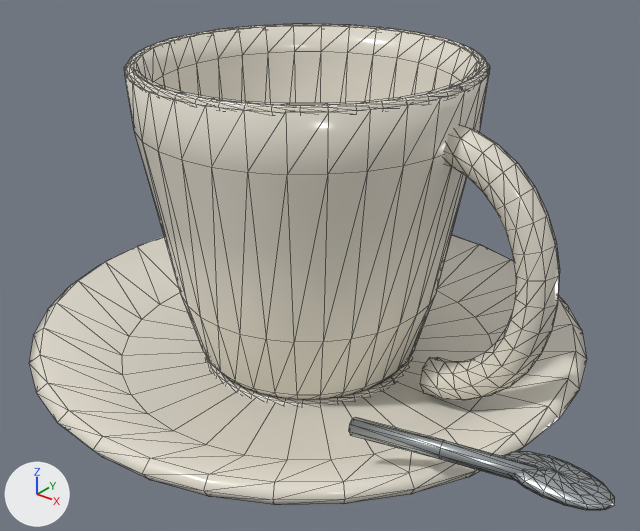
One commit to the glTF model public/models/studio_cup.glb: the scene before it, then after it.
Camera for both pictures: a camera (50 mm lens) standing at (0.1379, -0.1674, 0.1398) and looking at (0.0089, -0.0061, 0.0398). The lights are fixed; the arrows at lower left show +X, +Y and +Z. The older version comes first. Mesh edges are drawn as thin lines. Where no turn or scale is listed for an object, it has been applied to the vertices. Vertices at exactly the same position are counted once.

The scene before the commit, as lines of its bpy script (objects in view):
```python
ob_polished_rolled_ceramic_lip = bpy.data.objects.new('Polished rolled ceramic lip', me_polished_rolled_ceramic_lip)
ob_polished_rolled_ceramic_lip.location = (0.0, 0.0, 0.09)
ob_studio_cup___atelier___brushed_nickel = bpy.data.objects.new('studio_cup / Atelier / brushed nickel', me_spoon_stem)
ob_studio_cup___atelier___brushed_nickel.location = (0.0718, -0.0325, 0.0255)
ob_studio_cup___atelier___ivory_porcelain = bpy.data.objects.new('studio_cup / Atelier / ivory porcelain', me_thrown_ceramic_body)
ob_studio_cup___atelier___ivory_porcelain.location = (0.0, 0.0, 0.047)
ob_studio_cup___atelier___ivory_porcelain.scale = (0.075, 0.075, 0.075)
ob_thrown_cup_foot = bpy.data.objects.new('Thrown cup foot', me_thrown_cup_foot)
ob_thrown_cup_foot.location = (0.0, 0.0, 0.009)
```
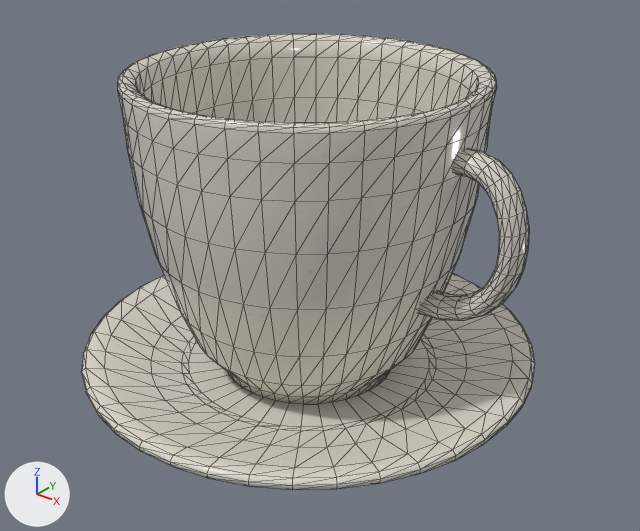
The change, as a diff of the scene's bpy script:
```diff
--- a/public/models/studio_cup.glb.py
+++ b/public/models/studio_cup.glb.py
@@ mat_hero___studio_cup_atlas @@
+mat_hero___studio_cup_atlas = bpy.data.materials.new('Hero / studio_cup atlas')
+# uses the picture img_asset_texture_1780b265528af0def57b4b4bbab3813e54f6cad56239b8b5cb3d098d93a2bbee
+# uses the picture img_asset_texture_4c36db81f1694776050fb69f7367fc73b5c29240c5a2c5e56880d9152afe05ac
+# uses the picture img_asset_texture_585ad45fd3b57a7d312aeffdfbe856db5e5293fe5475e2b8c821a452c8131ea2
@@ me_thrown_ceramic_body @@
 # used by ob_studio_cup___atelier___ivory_porcelain; location = (0.0, 0.0, 0.047); scale = (0.075, 0.075, 0.075)
-me_thrown_ceramic_body.from_pydata(...)  # 588 vertices, 1164 faces; spans x -1.0..1.0, y -1.0..1.0, z -0.59..0.59
-me_thrown_ceramic_body.materials.append(mat_atelier___ivory_porcelain)  # white #e6e1d3
+me_thrown_ceramic_body.from_pydata(...)  # 1504 vertices, 2996 faces; spans x -1.0..1.0, y -1.0..1.0, z -0.7..0.7
+# me_thrown_ceramic_body part 1: the loose piece of 258 vertices spanning x -0.59..0.59, y -0.59..0.59, z -0.52..0.59 is rebuilt with 842 vertices and now spans x -0.73..0.73, y -0.73..0.73, z -0.6..0.7, in mat_hero___studio_cup_atlas
+# me_thrown_ceramic_body part 2: the loose piece of 194 vertices spanning x -1.0..1.0, y -1.0..1.0, z -0.59..-0.36 is rebuilt with 482 vertices and now spans x -1.0..1.0, y -1.0..1.0, z -0.7..-0.5, in mat_hero___studio_cup_atlas
+# me_thrown_ceramic_body part 3: the loose piece of 136 vertices spanning x 0.53..0.95, y -0.07..0.07, z -0.48..0.48 is rebuilt with 180 vertices and now spans x 0.58..0.99, y -0.07..0.07, z -0.17..0.53, in mat_hero___studio_cup_atlas
+me_thrown_ceramic_body.materials.append(mat_hero___studio_cup_atlas)
@@ ob_studio_cup___atelier___ivory_porcelain @@
 ob_studio_cup___atelier___ivory_porcelain = bpy.data.objects.new('studio_cup / Atelier / ivory porcelain', me_thrown_ceramic_body)
-ob_studio_cup___atelier___ivory_porcelain.location = (0.0, 0.0, 0.047)
-ob_studio_cup___atelier___ivory_porcelain.scale = (0.075, 0.075, 0.075)
+ob_studio_cup___atelier___ivory_porcelain.location = (0.0, 0.0, 0.044)
+ob_studio_cup___atelier___ivory_porcelain.scale = (0.0625, 0.0625, 0.0625)
@@ ob_studio_cup___atelier___brushed_nickel @@
-ob_studio_cup___atelier___brushed_nickel = bpy.data.objects.new('studio_cup / Atelier / brushed nickel', me_spoon_stem)
@@ ob_polished_rolled_ceramic_lip @@
-ob_polished_rolled_ceramic_lip = bpy.data.objects.new('Polished rolled ceramic lip', me_polished_rolled_ceramic_lip)
@@ ob_thrown_cup_foot @@
-ob_thrown_cup_foot = bpy.data.objects.new('Thrown cup foot', me_thrown_cup_foot)
```

Boxes [x1, y1, x2, y2] around the edits, measured in the pictures (640 x 531 px):
'studio_cup / Atelier / ivory porcelain', reshaped, moved, rescaled (19% narrower)
    before: [29, 26, 587, 505]
    after: [81, 34, 535, 490]
'studio_cup / Atelier / brushed nickel', deleted
    before: [349, 417, 615, 511]
'Polished rolled ceramic lip', deleted
    before: [125, 24, 489, 112]
'Thrown cup foot', deleted
    before: [206, 355, 412, 405]
part 1 of me_thrown_ceramic_body, rebuilt
    before: [124, 26, 490, 399]
    after: [118, 34, 496, 404]
part 2 of me_thrown_ceramic_body, rebuilt (19% narrower, 20% shorter)
    before: [29, 235, 587, 505]
    after: [81, 273, 535, 490]
part 3 of me_thrown_ceramic_body, rebuilt (21% narrower, 37% shorter)
    before: [420, 125, 560, 400]
    after: [418, 148, 529, 321]
